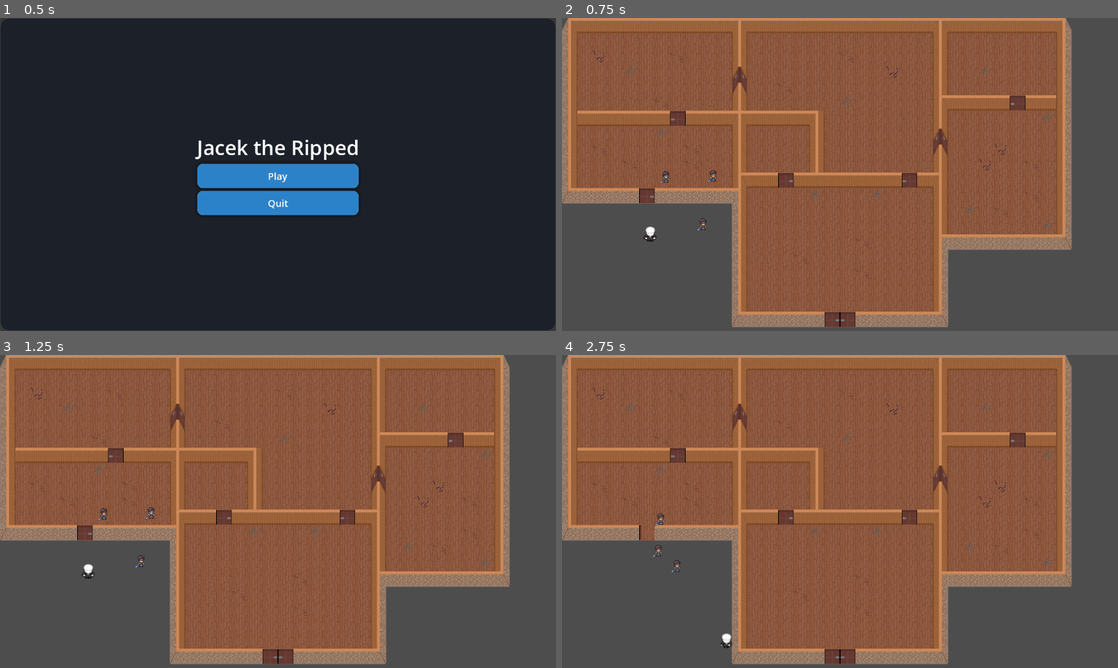
Above: before the commit, frames 1-4 (two rows, left to right).
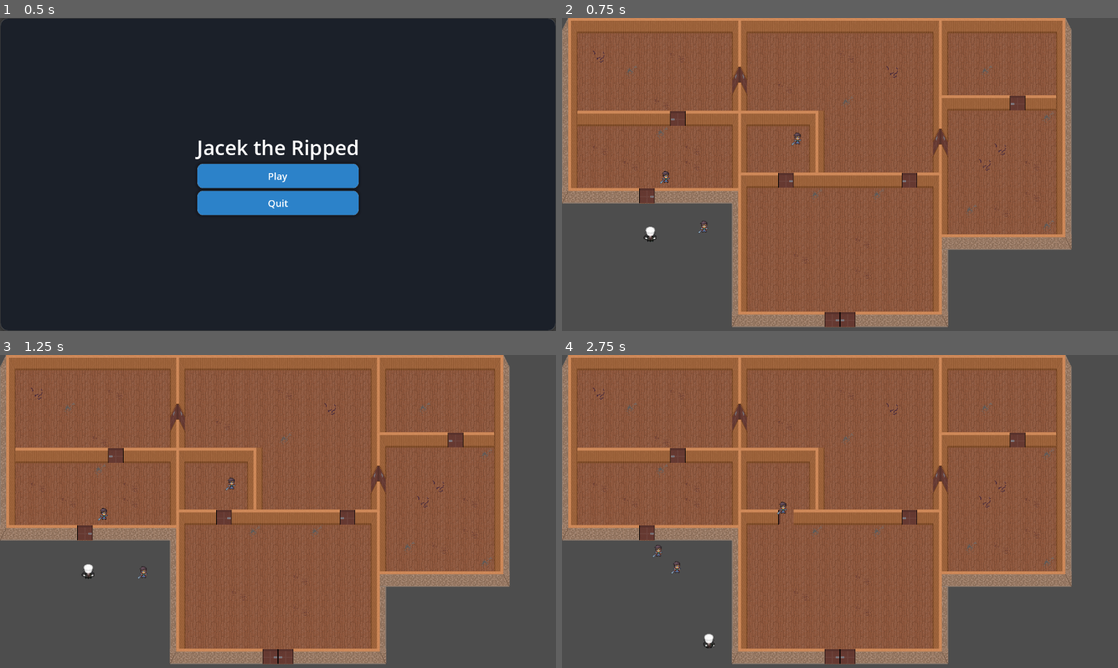
Above: after the commit, the same moments.

Repository: hoiton/gamedev
Game: Godot game, scene res://ui/main_menu.tscn
The game is run twice, just before and just after one commit, with the same random seed, the same clock (stepped at 60 frames per second) and the same inputs.
Inputs (mouse positions are in pixels of both pictures, inside the frame that each line leads up to):
- Up to frame 1 (0.5 s): no input
- Up to frame 2 (0.75 s): click "Play" at 0.5 s
- Up to frame 3 (1.25 s): no input
- Up to frame 4 (2.75 s): move the mouse to (962, 495) at 1.27 s; hold D (move_right) 1.28-2.03 s; tap X (lure) at 1.35, 2.1 s; move the mouse to (728, 527) at 2.02 s; hold S (move_down) from 2.03 s (still down)

Frame 1 is identical in both runs. In frame 2, 0.1% of the frame differs, in the area x 24-44%, y 36-69%; in frame 3, 0.1%; in frame 4, 0.5%, in the area x 14-42%, y 46-94%.

Commit message:
Added pathing to targets

Diff:
--- a/src/environment/door.gd
+++ b/src/environment/door.gd
@@ -52,7 +52,7 @@
 		return
 
 	var local_min: Vector2 = door_layer.to_local(world_rect.position)
-	var local_max: Vector2 = door_layer.to_local(world_rect.position + world_rect.size)
+	var local_max: Vector2 = door_layer.to_local(world_rect.position + world_rect.size * 0.75)
 
 	var cell_min: Vector2i = door_layer.local_to_map(Vector2(min(local_min.x, local_max.x), min(local_min.y, local_max.y)))
 	var cell_max: Vector2i = door_layer.local_to_map(Vector2(max(local_min.x, local_max.x), max(local_min.y, local_max.y)))
--- a/src/levels/level1.tscn
+++ b/src/levels/level1.tscn
@@ -10,6 +10,18 @@
 vertices = PackedVector2Array(711.40625, 202, 713.3828, 236.39063, 678, 234.42969, -3.1328125, 108, -4.8671875, -28.148 …(1020 unchanged characters)…
 polygons = Array[PackedInt32Array]([PackedInt32Array(0, 1, 2), PackedInt32Array(3, 4, 5, 6, 7), PackedInt32Array(8, 9,  …(839 unchanged characters)…
 outlines = Array[PackedVector2Array]([PackedVector2Array(-47, 311, -45, 572, 305, 571, 307, 311, 147, 310, 145, 280, 30 …(551 unchanged characters)…
+
+[sub_resource type="Curve2D" id="Curve2D_61w3m"]
+_data = {
+"points": PackedVector2Array(0, 0, 0, 0, 298, 431, 0, 0, 0, 0, 305, 610, 0, 0, 0, 0, 30, 615, 0, 0, 0, 0, 30, 423, 0, 0, 0, 0, 297, 431)
+}
+point_count = 5
+
+[sub_resource type="Curve2D" id="Curve2D_pdpul"]
+_data = {
+"points": PackedVector2Array(0, 0, 0, 0, 2, 3, 0, 0, 0, 0, -33, 61, 0, 0, 0, 0, -27, 142, 0, 0, 0, 0, 225, 130, -2, 111, 2, -111, 226, 36, 0, 0, 0, 0, -74, -107, 0, 0, 0, 0, -202, -104, 0, 0, 0, 0, -251, -86, 0, 0, 0, 0, -253, 7, 0, 0, 0, 0, -445, -9, 0, 0, 0, 0, -255, 1, 0, 0, 0, 0, -248, -78, 0, 0, 0, 0, -171, -111, 0, 0, 0, 0, -44, -110, 0, 0, 0, 0, 177, -93, 0, 0, 0, 0, 238, 21, 0, 0, 0, 0, 333, 25, 0, 0, 0, 0, 518, 184, 0, 0, 0, 0, 328, 21, 0, 0, 0, 0, 232, 21, 0, 0, 0, 0, 225, 137, 0, 0, 0, 0, -31, 145, 0, 0, 0, 0, -29, 59, 0, 0, 0, 0, 2, 3)
+}
+point_count = 24
 
 [node name="Level3" type="Node2D"]
 
@@ -30,11 +42,20 @@
 
 [node name="Targets" type="Node" parent="."]
 
-[node name="Target1" parent="Targets" instance=ExtResource("4_ua5ty")]
+[node name="Target1" parent="Targets" node_paths=PackedStringArray("patrol_path") instance=ExtResource("4_ua5ty")]
 position = Vector2(293, 427)
+patrol_path = NodePath("Patrol Path")
 
-[node name="Target2" parent="Targets" instance=ExtResource("4_ua5ty")]
-position = Vector2(314, 327)
+[node name="Patrol Path" type="Path2D" parent="Targets/Target1"]
+position = Vector2(-293, -427)
+curve = SubResource("Curve2D_61w3m")
+
+[node name="Target2" parent="Targets" node_paths=PackedStringArray("patrol_path") instance=ExtResource("4_ua5ty")]
+position = Vector2(490, 245)
+patrol_path = NodePath("Patrol Path")
+
+[node name="Patrol Path" type="Path2D" parent="Targets/Target2"]
+curve = SubResource("Curve2D_pdpul")
 
 [node name="Target3" parent="Targets" instance=ExtResource("4_ua5ty")]
 position = Vector2(216, 329)
--- a/src/target/target.gd
+++ b/src/target/target.gd
@@ -1,10 +1,29 @@
 extends CharacterBody2D
 
-@export var patrol_speed := 60.0
+@export var patrol_speed := 40.0
 @export var chase_speed := 120.0
 @export var lure_speed := 80.0
 @export var lure_check_interval := 0.25
 @export var lure_accept_distance := 12.0 # distance to "inspect" lure
+
+@export var patrol_path: Path2D
+@export var patrol_loop := true
+@export var patrol_point_spacing := 8.0 # pixels between sampled points
+@export var patrol_wait := 0.0
+
+var _patrol_points: PackedVector2Array = []
+var _patrol_i := 0
+var _patrol_wait_t := 0.0
+
+@export var body_detect_radius := 180.0
+@export var body_detect_interval := 0.25
+@export var body_confirm_distance := 14.0 # how close to "confirm" the body
+
+var _body_scan_timer := 0.0
+var _known_bodies := {} # instance_id -> true (avoid re-reacting)
+var _current_body: Node2D = null
+
+
 
 @onready var _agent: NavigationAgent2D = $NavigationAgent2D
 
@@ -34,6 +53,12 @@
 	_agent.target_desired_distance = 8.0
 	_agent.avoidance_enabled = false
 	_agent.max_speed = max(chase_speed, lure_speed)
+
+	_build_patrol_points()
+	if _patrol_points.size() > 0:
+		_state = "patrol"
+		_set_next_patrol_target()
+
 
 # Helper: speed based on state
 func _current_speed() -> float:
@@ -62,14 +87,26 @@
 		_lure_check_timer = lure_check_interval
 		_scan_for_lures()
 
+	# periodic dead-body scanning
+	_body_scan_timer -= delta
+	if _body_scan_timer <= 0.0:
+		_body_scan_timer = body_detect_interval
+		_scan_for_dead_bodies()
+
 	match _state:
 		"idle":
 			velocity = Vector2.ZERO
 			_agent.set_target_position(global_position) # clear path
 
 		"patrol":
-			# set next waypoint elsewhere via _agent.set_target_position(...)
-			velocity = _steer_along_path(_current_speed())
+			if _patrol_wait_t > 0.0:
+				_patrol_wait_t -= delta
+				velocity = Vector2.ZERO
+			else:
+				velocity = _steer_along_path(_current_speed())
+				if _agent.is_target_reached():
+					_patrol_wait_t = patrol_wait
+					_advance_patrol_point()
 
 		"chase":
 			if is_instance_valid(_player):
@@ -88,15 +125,28 @@
 			else:
 				_state = _previous_state
 
-		# --- CHANGED: real search movement via nav + timer ---
 		"search":
 			_agent.set_target_position(_search_pos)
 			velocity = _steer_along_path(lure_speed)
 			_search_timer -= delta
-			if _agent.is_target_reached() or global_position.distance_to(_search_pos) <= search_arrive_distance or _search_timer <= 0.0:
+
+			var reached := _agent.is_target_reached() or global_position.distance_to(_search_pos) <= search_arrive_distance
+
+			# If we are searching for a specific body, confirm when close enough
+			if is_instance_valid(_current_body):
+				_search_pos = _current_body.global_position # track if it moves
+				if global_position.distance_to(_current_body.global_position) <= body_confirm_distance:
+					_known_bodies[_current_body.get_instance_id()] = true
+					_current_body = null
+					velocity = Vector2.ZERO
+					_state = "idle"
+					GameManager.player_died("Dead Body found by Guard")
+					return
+
+			if reached or _search_timer <= 0.0:
+				_current_body = null
 				velocity = Vector2.ZERO
 				_state = "idle"
-				GameManager.player_died("Dead Body found by Guard")
 
 	move_and_slide()
 
@@ -194,14 +244,104 @@
 func die() -> void:
 	if not _alive:
 		return
-	# notify before disabling physics / freeing
+
 	_broadcast_death_event()
 
 	_alive = false
+	add_to_group("dead_body")
+
+	# stop AI movement + physics
 	set_physics_process(false)
+	velocity = Vector2.ZERO
+
+	# disable collisions so it doesn't block nav / player
+	set_collision_layer(0)
+	set_collision_mask(0)
+
+	if has_node("NavigationAgent2D"):
+		$NavigationAgent2D.set_target_position(global_position)
+
+	# Optional: play animation, then just "stay"
 	if has_node("AnimatedSprite2D"):
 		var anim := $AnimatedSprite2D
 		if "die" in anim.sprite_frames.get_animation_names():
 			anim.play("die")
-			return
-	queue_free()
+
+
+func _build_patrol_points() -> void:
+	_patrol_points.clear()
+	if patrol_path == null or patrol_path.curve == null:
+		return
+
+	var c := patrol_path.curve
+	var len := c.get_baked_length()
+	if len <= 1.0:
+		return
+
+	var d := 0.0
+	while d <= len:
+		var p_local := c.sample_baked(d)                 # local to Path2D
+		var p_world := patrol_path.to_global(p_local)    # convert to world
+		_patrol_points.append(p_world)
+		d += patrol_point_spacing
+
+func _set_next_patrol_target() -> void:
+	if _patrol_points.size() == 0:
+		_state = "idle"
+		return
+	_agent.set_target_position(_patrol_points[_patrol_i])
+
+func _advance_patrol_point() -> void:
+	if _patrol_points.size() == 0:
+		return
+
+	_patrol_i += 1
+	if _patrol_i >= _patrol_points.size():
+		if patrol_loop:
+			_patrol_i = 0
+		else:
+			_patrol_i = _patrol_points.size() - 1
+
+	_set_next_patrol_target()
+
+func _scan_for_dead_bodies() -> void:
+	if not _alive:
+		return
+	# Don't interrupt chase/lured unless you want that behavior
+	if _state == "chase" or _state == "lured":
+		return
+
+	var best: Node2D = null
+	var best_d := INF
+
+	for b in get_tree().get_nodes_in_group("dead_body"):
+		if not is_instance_valid(b):
+			continue
+		if not (b is Node2D):
+			continue
+
+		var id := b.get_instance_id()
+		if _known_bodies.has(id):
+			continue
+
+		var d := global_position.distance_to(b.global_position)
+		if d > body_detect_radius:
+			continue
+
+		if death_alert_requires_los and not _has_line_of_sight(global_position, b.global_position):
+			continue
+
+		if d < best_d:
+			best = b
+			best_d = d
+
+	if best:
+		_on_dead_body_spotted(best)
+
+
+func _on_dead_body_spotted(body: Node2D) -> void:
+	_current_lure = null
+	_current_body = body
+	_search_pos = body.global_position
+	_search_timer = search_time
+	_state = "search"
Not shown: 1 places in src/levels/level1.tscn that only renumber resources
